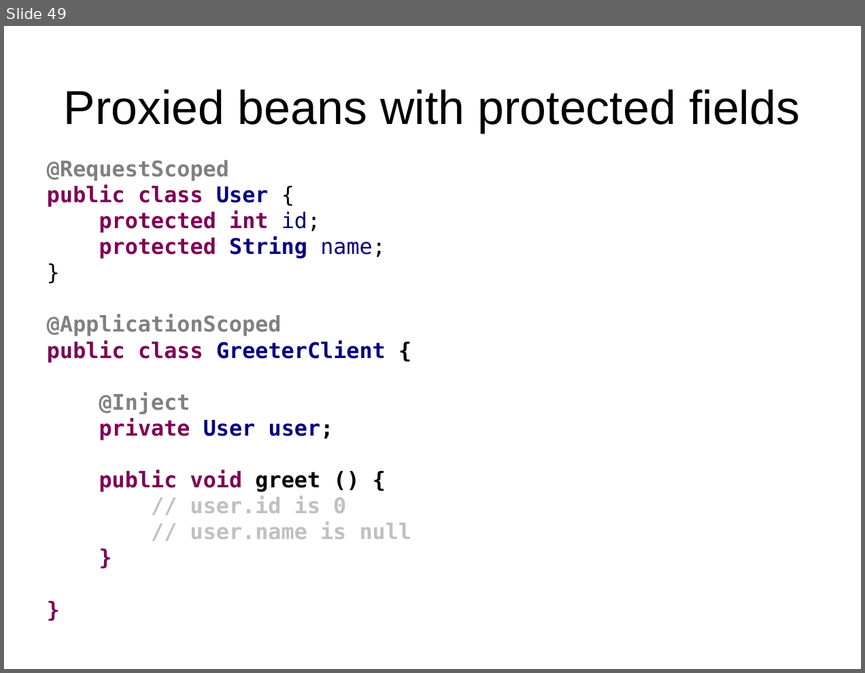
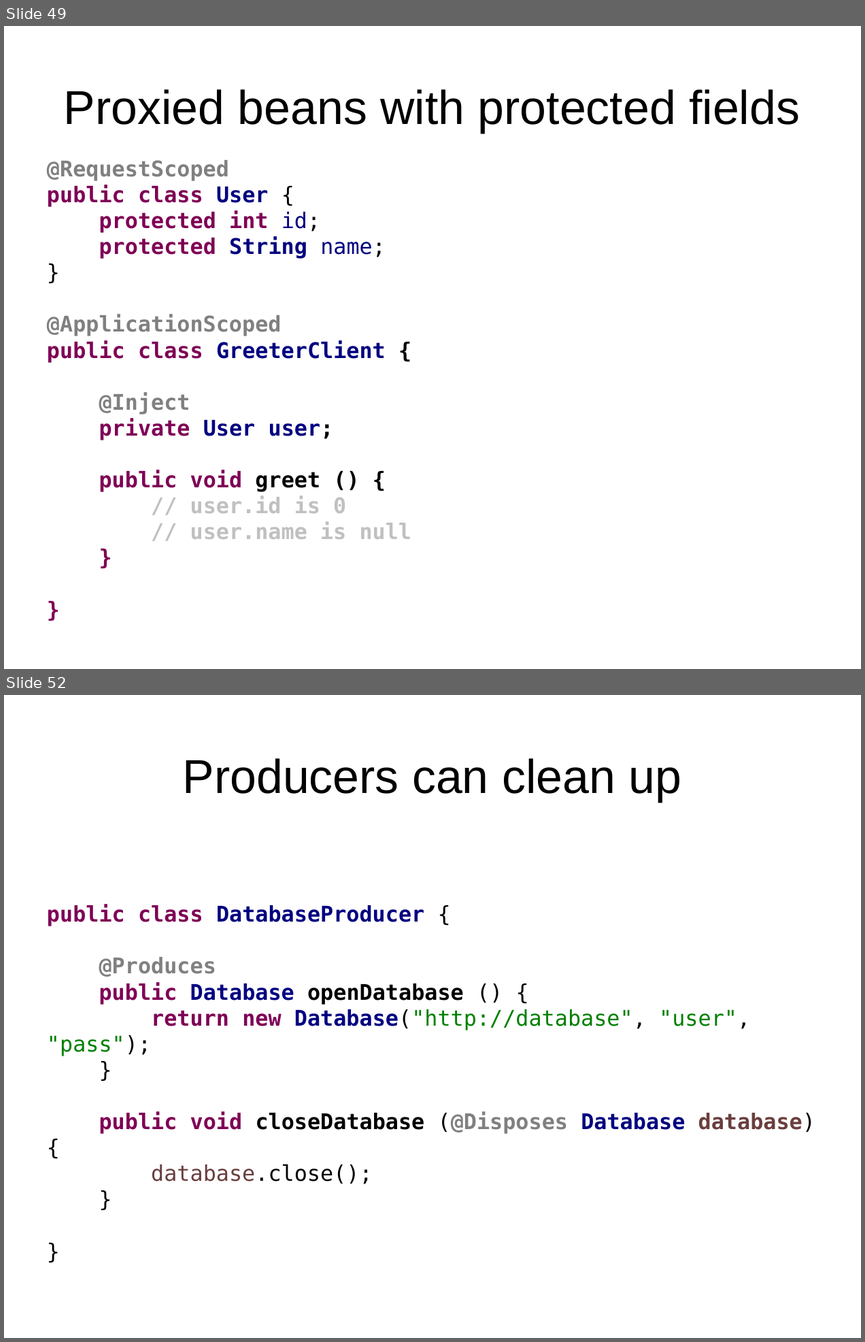
Before and after one commit to FrigoCoder/CDI, a slide deck: CDI.odp. Shown one above the other, each under a label of ours: slide 49 before the commit, slides 49 and 52 after it; the slides between them are not shown. The pictures are 865x673 and 865x1342 pixels, drawn with LibreOffice and Linux fonts; fonts in the diff are those of the drawing. Boxes give left, top, right and bottom in pixels: in the first picture for what was removed or moved away, otherwise in the second. Text is boxed around its words. In the diff, an @@ line names an element or a change of style, - is before the commit and + after.

Commit message:
Producers and events.

```diff
--- a/CDI.odp
+++ b/CDI.odp
@@ slide 52 added at (4, 695, 861, 1338), background #FFFFFF @@
@@ title added at (183, 758, 681, 802), 44 pt, text #000000 @@
+Producers can clean up
@@ text added at (47, 904, 815, 1184), 20 pt, text #000000, bold @@
+public class DatabaseProducer {
+@Produces
+public Database openDatabase () {
+return new Database("http://database", "user", "pass");
+}
+public void closeDatabase (@Disposes Database database) {
+database.close();
+}
+}
```
Also in this commit, not shown: 9 other slides added, 10 other files.
